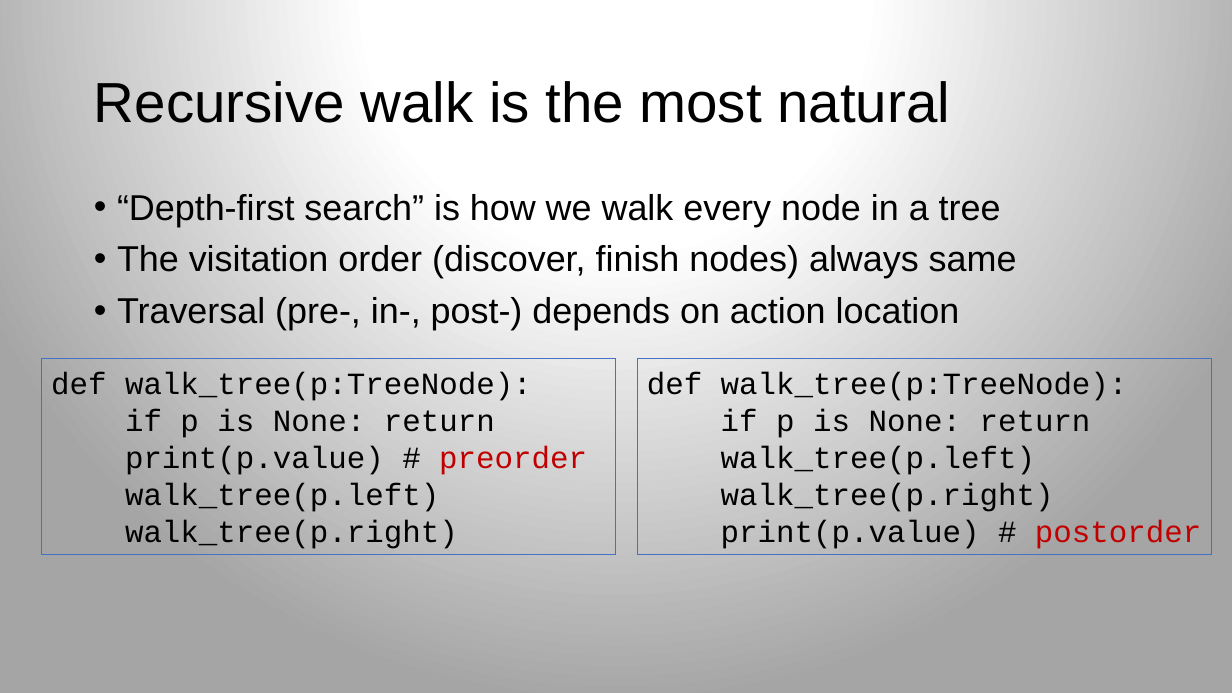
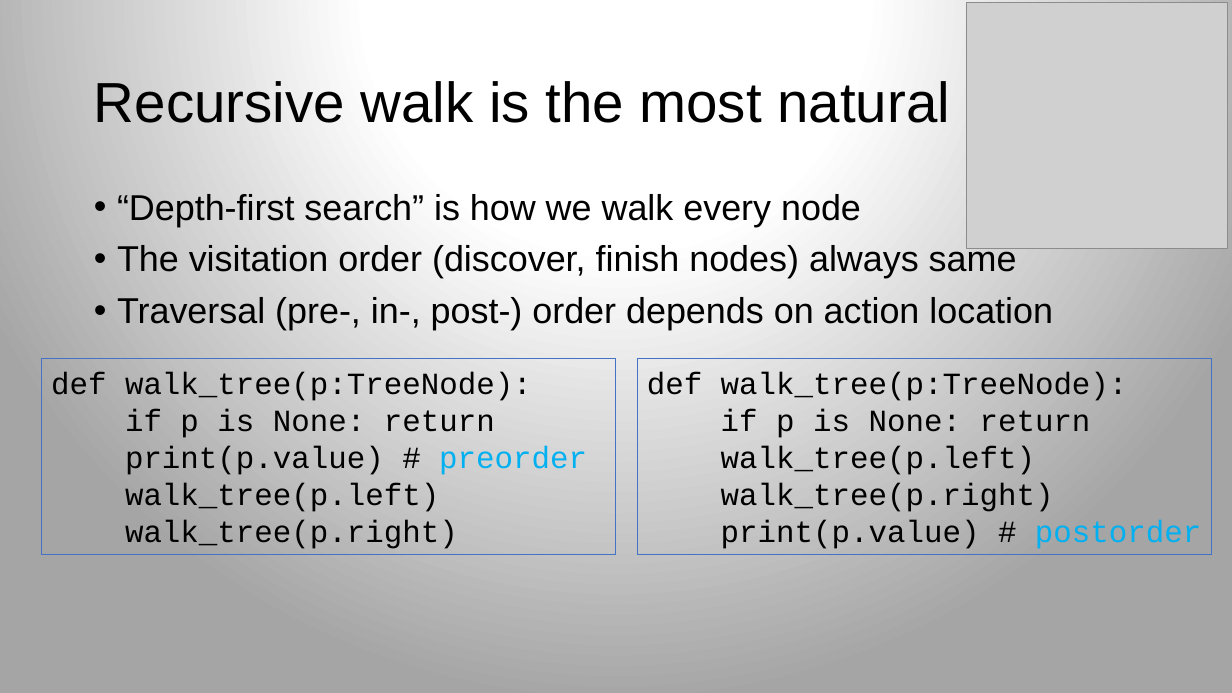
Before and after one commit to parrt/msds689, a slide deck: slide 7 of notes/walking-structures.pptx (slide 5 before the commit). Drawn at 1232x693 pixels with LibreOffice and Linux fonts; fonts in the diff are those of the drawing; grey boxes stand for pictures; background and template pictures are left out. Boxes give left, top, right and bottom in pixels: in the first picture for what was removed or moved away, otherwise in the second. Text is boxed around its words. In the diff, an @@ line names an element or a change of style, - is before the commit and + after.

```diff
--- a/notes/walking-structures.pptx
+++ b/notes/walking-structures.pptx
@@ picture added at bbox=[967, 3, 1228, 250] @@
@@ text at bbox=[117, 194, 861, 227]: text changed @@
-• “Depth-first search” is how we walk every node in a tree
+• “Depth-first search” is how we walk every node
@@ text at bbox=[117, 297, 1053, 330]: text changed @@
-• Traversal (pre-, in-, post-) depends on action location
+• Traversal (pre-, in-, post-) order depends on action location
@@ text in rectangle at bbox=[125, 446, 587, 475]: text colour #C00000 to #00B0F0 in "preorder" @@
@@ text in rectangle at bbox=[721, 519, 1201, 549]: text colour #C00000 to #00B0F0 in "postorder" @@
```
Also in this commit, not shown: 3 other slides changed, 8 slides added, 2 slides removed, 9 other files.
